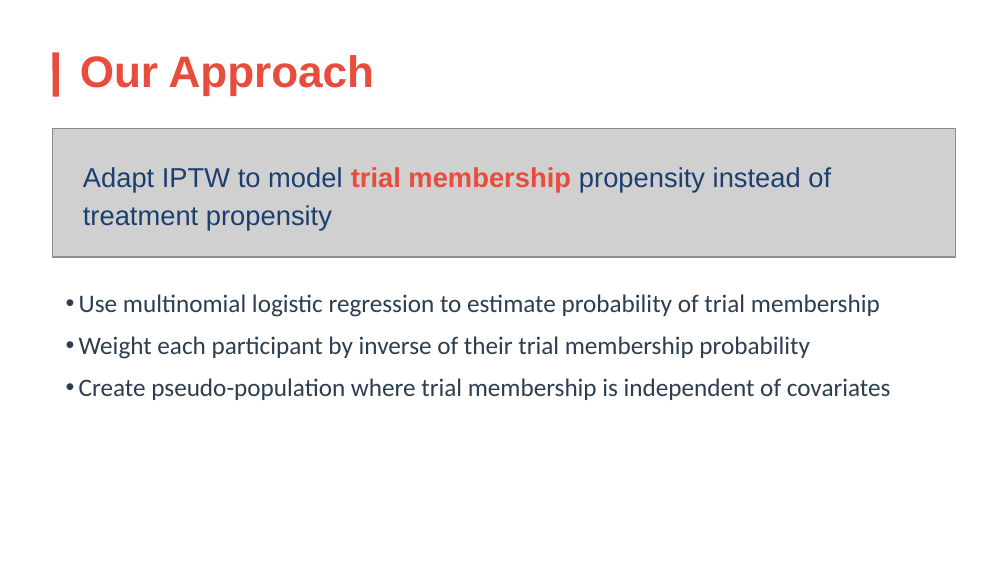
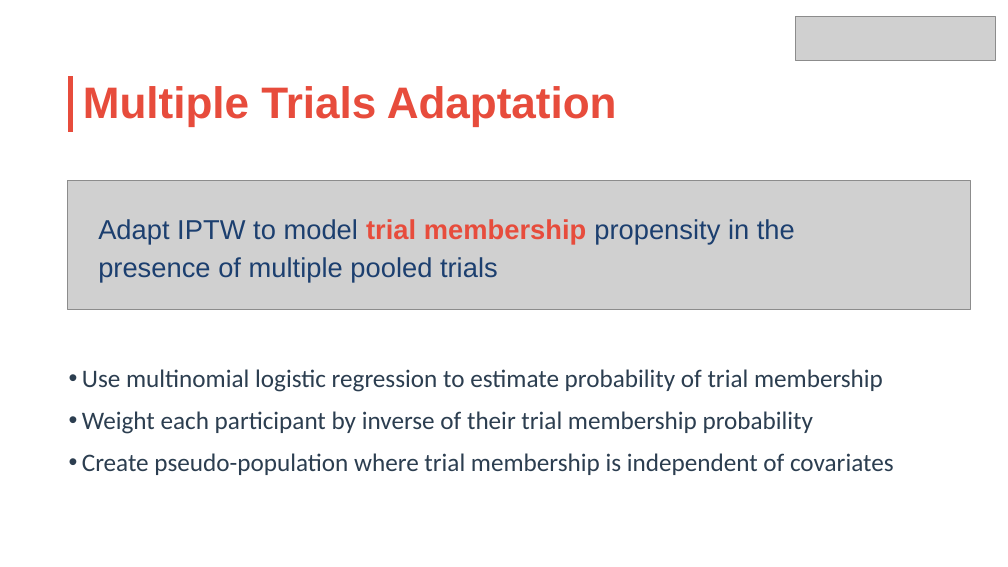
Before and after one commit to dkarletsos/multigroup_iptw, a slide deck: slide 7 of manuscript/PRE_AS12.pptx (slide 6 before the commit). Drawn at 1008x567 pixels with LibreOffice and Linux fonts; fonts in the diff are those of the drawing; grey boxes stand for pictures. Boxes give left, top, right and bottom in pixels: in the first picture for what was removed or moved away, otherwise in the second. Text is boxed around its words. In the diff, an @@ line names an element or a change of style, - is before the commit and + after.

```diff
--- a/manuscript/PRE_AS12.pptx
+++ b/manuscript/PRE_AS12.pptx
@@ picture added at [795,16,995,60] @@
@@ line removed from (55, 52) to (55, 97) @@
@@ text removed at [80,55,374,96] @@
-Our Approach
@@ rectangle added at [71,80,71,130], fill gradient #6183CB to #3E70CA to #3062BB, outline #E74C3C 4 pt @@
@@ text added at [83,86,617,126], 31.5 pt, text #E74C3C, bold @@
+Multiple Trials Adaptation
@@ picture: place and size @@
-picture at [52,128,956,257]
+picture at [68,180,971,309]
@@ text at [98,219,795,282]: text changed @@
-Adapt IPTW to model trial membership propensity instead of treatment propensity
+Adapt IPTW to model trial membership propensity in the presence of multiple pooled trials
@@ text "Use multinomial logistic regression to ...": place and size @@
-text "Use multinomial logistic regression to ..." at [79,294,891,400]
+text "Use multinomial logistic regression to ..." at [82,369,894,475]
```
Also in this commit, not shown: 16 other slides changed, 4 slides added, 1 slide removed, 7 other files.
